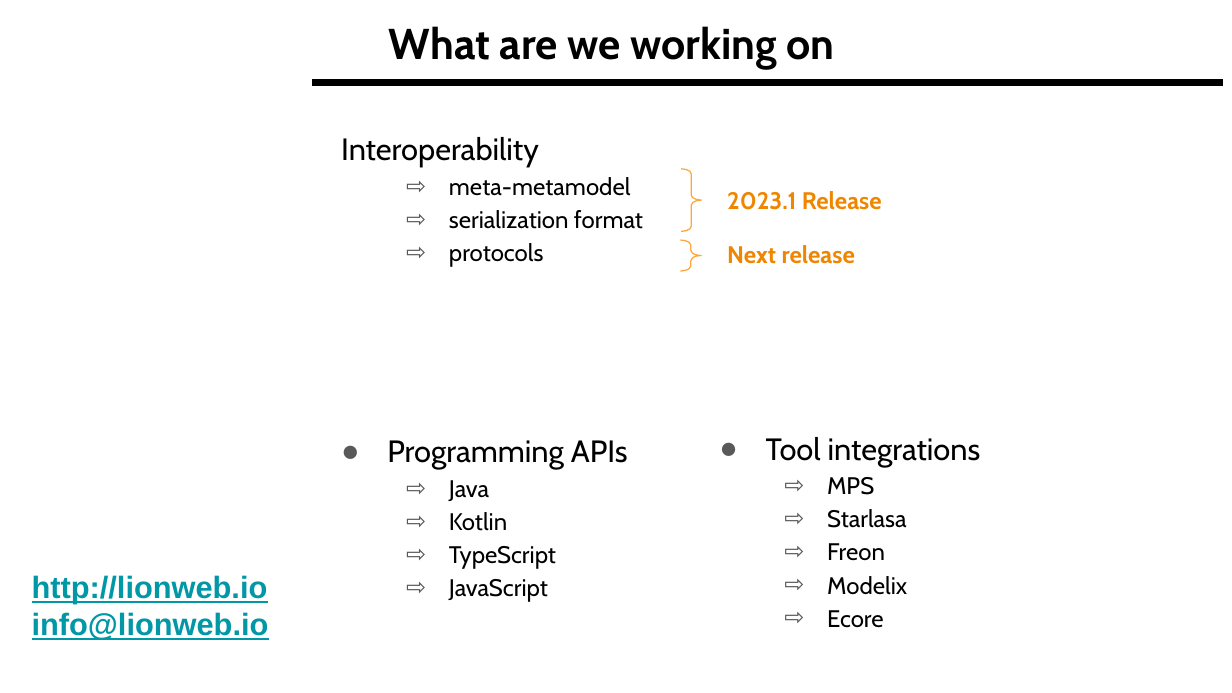
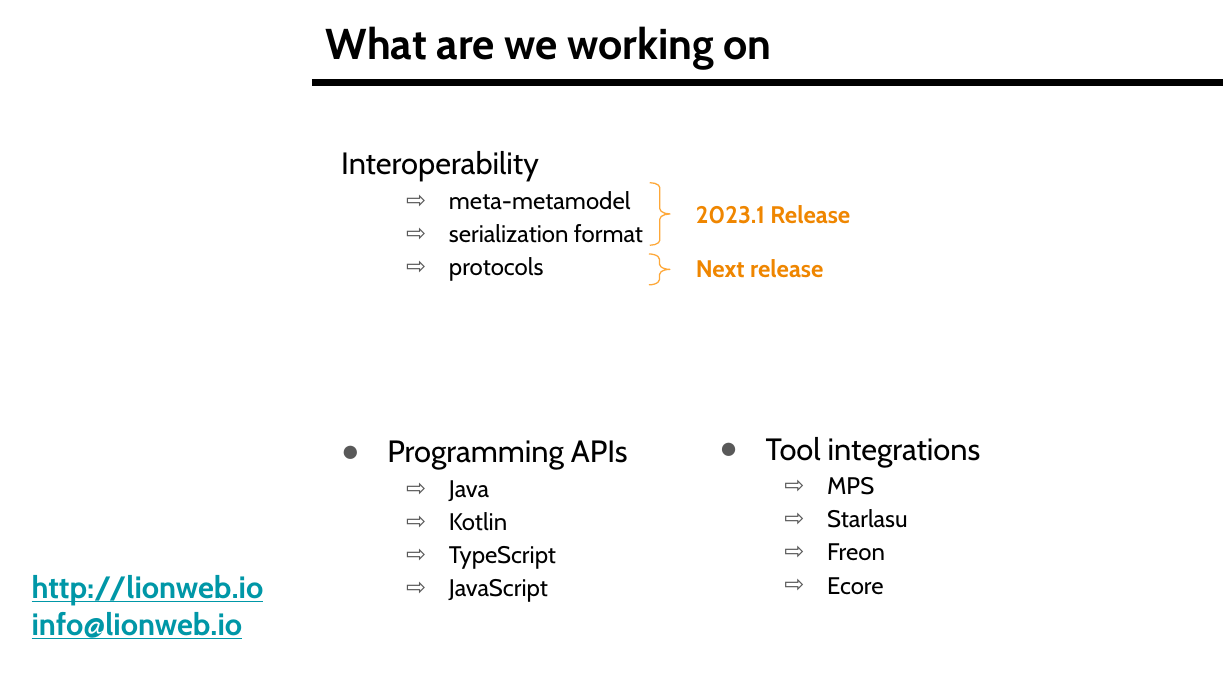
Before and after one commit to LionWeb-io/specification, a slide deck: slide 6 of resources/LangDev Talk.pptx. Drawn at 1232x693 pixels with LibreOffice and Linux fonts; fonts in the diff are those of the drawing; background and template pictures are left out. Boxes give left, top, right and bottom in pixels: in the first picture for what was removed or moved away, otherwise in the second. Text is boxed around its words. In the diff, an @@ line names an element or a change of style, - is before the commit and + after.

```diff
--- a/resources/LangDev Talk.pptx
+++ b/resources/LangDev Talk.pptx
@@ title "What are we working on": place and size @@
-title "What are we working on" at (389,26,835,69)
+title "What are we working on" at (326,26,772,69)
@@ text "Interoperability": place and size @@
-text "Interoperability" at (341,137,643,267)
+text "Interoperability" at (341,151,643,281)
@@ 2 texts, 2 right braces: place and size @@
-2 texts, 2 right braces at (680,169,882,271)
+2 texts, 2 right braces at (649,182,850,285)
@@ text at (827,509,908,528): text changed @@
-  ⇨ Starlasa
+  ⇨ Starlasu
@@ text "http://lionweb.io" at (32,575,264,639): font Arial to Cabin @@
@@ text at (827,576,907,595): paragraph removed @@
-  ⇨ Modelix
```
Also in this commit, not shown: 11 other slides changed.
